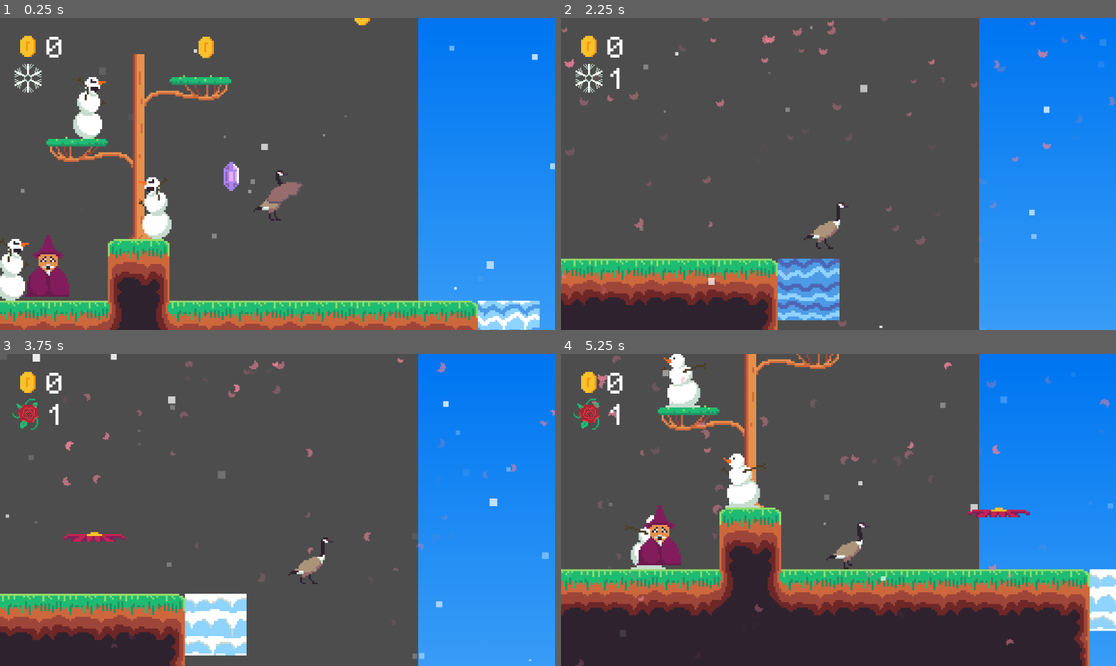
Above: before the commit, frames 1-4 (two rows, left to right).
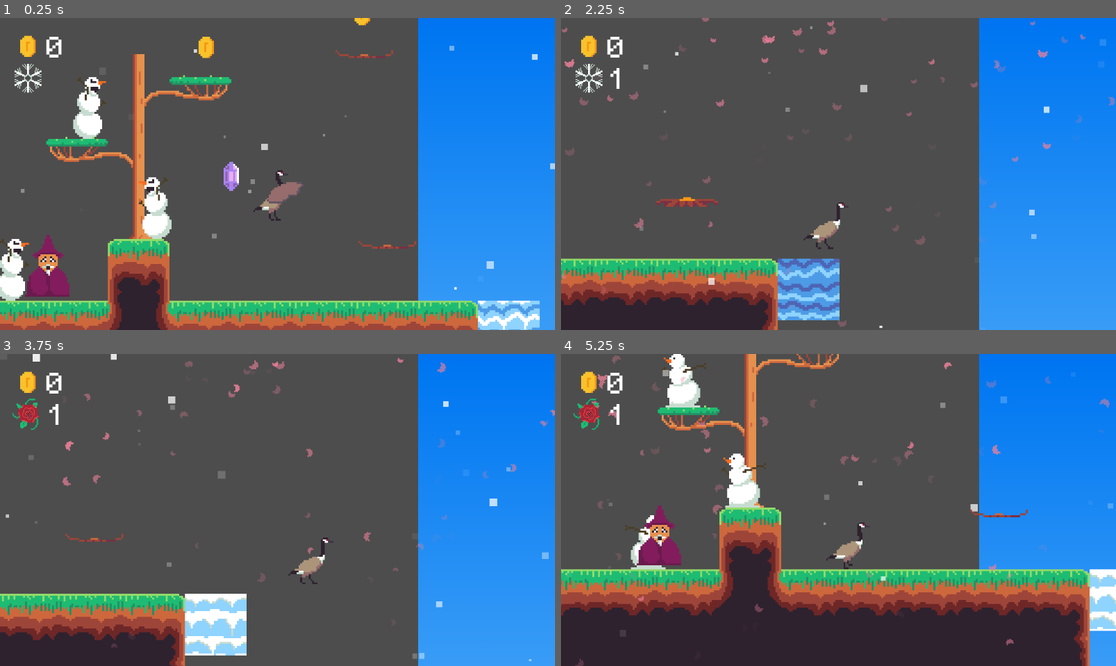
Above: after the commit, the same moments.

Repository: jbroberg42/Spring_Jam_2026
Game: Godot game, scene res://scenes/game.tscn
The game is run twice, just before and just after one commit, with the same random seed, the same clock (stepped at 60 frames per second) and the same inputs.
Inputs:
- Up to frame 1 (0.25 s): no input
- Up to frame 2 (2.25 s): hold D (move_right) 0.53-2.03 s; tap E (switch) at 0.6, 1.35, 2.1 s; tap Space (jump) at 0.77, 1.52 s; hold A (move_left) from 2.03 s (still down)
- Up to frame 3 (3.75 s): release A (move_left) at 2.78 s; hold D (move_right) from 2.78 s (still down); tap E (switch) at 2.85, 3.6 s; tap Space (jump) at 3.02 s
- Up to frame 4 (5.25 s): tap Space (jump) at 3.77, 4.52 s; release D (move_right) at 4.28 s; hold A (move_left) 4.28-5.03 s; tap E (switch) at 4.35, 5.1 s; hold D (move_right) from 5.03 s (still down)

The runs differ from the first frame. In frame 1, 0.2% of the frame differs, in the area x 60-75%, y 10-74%; in frame 2, 0.3%, in the area x 17-29%, y 57-61%; in frame 3, 0.3%; in frame 4, 0.2%.

Commit message:
finished evil flowers

Diff:
--- a/scenes/flower.tscn
+++ b/scenes/flower.tscn
@@ -2,6 +2,7 @@
 
 [ext_resource type="Script" uid="uid://dh76obf2uolbv" path="res://scripts/flower.gd" id="1_agc10"]
 [ext_resource type="Texture2D" uid="uid://bshmgekhnprxf" path="res://assets/sprites/EvilFlower.png" id="2_rqhtc"]
+[ext_resource type="Texture2D" uid="uid://bjgi5w71jkmbf" path="res://assets/sprites/Wither.png" id="3_rqhtc"]
 [ext_resource type="PackedScene" uid="uid://cdsksi2n4eyfj" path="res://scenes/killzone.tscn" id="3_ym8cu"]
 
 [sub_resource type="AtlasTexture" id="AtlasTexture_1ahwj"]
@@ -72,9 +73,101 @@
 atlas = ExtResource("2_rqhtc")
 region = Rect2(512, 0, 32, 32)
 
+[sub_resource type="AtlasTexture" id="AtlasTexture_rqhtc"]
+atlas = ExtResource("3_rqhtc")
+region = Rect2(128, 0, 32, 32)
+
+[sub_resource type="AtlasTexture" id="AtlasTexture_b885x"]
+atlas = ExtResource("3_rqhtc")
+region = Rect2(96, 0, 32, 32)
+
+[sub_resource type="AtlasTexture" id="AtlasTexture_3repy"]
+atlas = ExtResource("3_rqhtc")
+region = Rect2(64, 0, 32, 32)
+
+[sub_resource type="AtlasTexture" id="AtlasTexture_ltlic"]
+atlas = ExtResource("3_rqhtc")
+region = Rect2(32, 0, 32, 32)
+
+[sub_resource type="AtlasTexture" id="AtlasTexture_jeimy"]
+atlas = ExtResource("3_rqhtc")
+region = Rect2(0, 0, 32, 32)
+
 [sub_resource type="AtlasTexture" id="AtlasTexture_agc10"]
 atlas = ExtResource("2_rqhtc")
 region = Rect2(0, 0, 32, 32)
+
+[sub_resource type="AtlasTexture" id="AtlasTexture_pbyo6"]
+atlas = ExtResource("2_rqhtc")
+region = Rect2(288, 0, 32, 32)
+
+[sub_resource type="AtlasTexture" id="AtlasTexture_kvxp1"]
+atlas = ExtResource("2_rqhtc")
+region = Rect2(256, 0, 32, 32)
+
+[sub_resource type="AtlasTexture" id="AtlasTexture_yxp6w"]
+atlas = ExtResource("2_rqhtc")
+region = Rect2(32, 0, 32, 32)
+
+[sub_resource type="AtlasTexture" id="AtlasTexture_cei00"]
+atlas = ExtResource("2_rqhtc")
+region = Rect2(0, 0, 32, 32)
+
+[sub_resource type="AtlasTexture" id="AtlasTexture_ym8cu"]
+atlas = ExtResource("3_rqhtc")
+region = Rect2(0, 0, 32, 32)
+
+[sub_resource type="AtlasTexture" id="AtlasTexture_sgss6"]
+atlas = ExtResource("3_rqhtc")
+region = Rect2(32, 0, 32, 32)
+
+[sub_resource type="AtlasTexture" id="AtlasTexture_6or65"]
+atlas = ExtResource("3_rqhtc")
+region = Rect2(64, 0, 32, 32)
+
+[sub_resource type="AtlasTexture" id="AtlasTexture_ra85c"]
+atlas = ExtResource("3_rqhtc")
+region = Rect2(96, 0, 32, 32)
+
+[sub_resource type="AtlasTexture" id="AtlasTexture_5gf0c"]
+atlas = ExtResource("3_rqhtc")
+region = Rect2(128, 0, 32, 32)
+
+[sub_resource type="AtlasTexture" id="AtlasTexture_mqmli"]
+atlas = ExtResource("3_rqhtc")
+region = Rect2(160, 0, 32, 32)
+
+[sub_resource type="AtlasTexture" id="AtlasTexture_src4t"]
+atlas = ExtResource("3_rqhtc")
+region = Rect2(192, 0, 32, 32)
+
+[sub_resource type="AtlasTexture" id="AtlasTexture_sd1i7"]
+atlas = ExtResource("3_rqhtc")
+region = Rect2(224, 0, 32, 32)
+
+[sub_resource type="AtlasTexture" id="AtlasTexture_vc6dg"]
+atlas = ExtResource("3_rqhtc")
+region = Rect2(256, 0, 32, 32)
+
+[sub_resource type="AtlasTexture" id="AtlasTexture_l37m6"]
+atlas = ExtResource("3_rqhtc")
+region = Rect2(288, 0, 32, 32)
+
+[sub_resource type="AtlasTexture" id="AtlasTexture_e3ik0"]
+atlas = ExtResource("3_rqhtc")
+region = Rect2(320, 0, 32, 32)
+
+[sub_resource type="AtlasTexture" id="AtlasTexture_q03dq"]
+atlas = ExtResource("3_rqhtc")
+region = Rect2(352, 0, 32, 32)
+
+[sub_resource type="AtlasTexture" id="AtlasTexture_cwuos"]
+atlas = ExtResource("3_rqhtc")
+region = Rect2(384, 0, 32, 32)
+
+[sub_resource type="AtlasTexture" id="AtlasTexture_fi8kt"]
+atlas = ExtResource("3_rqhtc")
+region = Rect2(416, 0, 32, 32)
 
 [sub_resource type="SpriteFrames" id="SpriteFrames_sgss6"]
 animations = [{
@@ -136,11 +229,100 @@
 }, {
 "frames": [{
 "duration": 1.0,
+"texture": SubResource("AtlasTexture_rqhtc")
+}, {
+"duration": 1.0,
+"texture": SubResource("AtlasTexture_b885x")
+}, {
+"duration": 1.0,
+"texture": SubResource("AtlasTexture_3repy")
+}, {
+"duration": 1.0,
+"texture": SubResource("AtlasTexture_ltlic")
+}, {
+"duration": 1.0,
+"texture": SubResource("AtlasTexture_jeimy")
+}],
+"loop": false,
+"name": &"grow",
+"speed": 12.0
+}, {
+"frames": [{
+"duration": 1.0,
 "texture": SubResource("AtlasTexture_agc10")
 }],
 "loop": false,
 "name": &"idle",
 "speed": 5.0
+}, {
+"frames": [{
+"duration": 1.0,
+"texture": SubResource("AtlasTexture_pbyo6")
+}, {
+"duration": 1.0,
+"texture": SubResource("AtlasTexture_kvxp1")
+}, {
+"duration": 1.0,
+"texture": SubResource("AtlasTexture_yxp6w")
+}, {
+"duration": 1.0,
+"texture": SubResource("AtlasTexture_cei00")
+}],
+"loop": false,
+"name": &"reset",
+"speed": 12.0
+}, {
+"frames": [{
+"duration": 1.0,
+"texture": SubResource("AtlasTexture_ym8cu")
+}, {
+"duration": 1.0,
+"texture": SubResource("AtlasTexture_sgss6")
+}, {
+"duration": 1.0,
+"texture": SubResource("AtlasTexture_6or65")
+}, {
+"duration": 1.0,
+"texture": SubResource("AtlasTexture_ra85c")
+}, {
+"duration": 1.0,
+"texture": SubResource("AtlasTexture_5gf0c")
+}, {
+"duration": 1.0,
+"texture": SubResource("AtlasTexture_mqmli")
+}],
+"loop": false,
+"name": &"wither1",
+"speed": 12.0
+}, {
+"frames": [{
+"duration": 1.0,
+"texture": SubResource("AtlasTexture_src4t")
+}, {
+"duration": 1.0,
+"texture": SubResource("AtlasTexture_sd1i7")
+}, {
+"duration": 1.0,
+"texture": SubResource("AtlasTexture_vc6dg")
+}, {
+"duration": 1.0,
+"texture": SubResource("AtlasTexture_l37m6")
+}, {
+"duration": 1.0,
+"texture": SubResource("AtlasTexture_e3ik0")
+}, {
+"duration": 1.0,
+"texture": SubResource("AtlasTexture_q03dq")
+}, {
+"duration": 1.0,
+"texture": SubResource("AtlasTexture_cwuos")
+}, {
+"duration": 1.0,
+"texture": SubResource("AtlasTexture_fi8kt")
+}],
+"loop": false,
+"name": &"wither2",
+"speed": 12.0
 }]
 
 [sub_resource type="CapsuleShape2D" id="CapsuleShape2D_ra85c"]
@@ -159,7 +341,7 @@
 [node name="AnimatedSprite2D" type="AnimatedSprite2D" parent="." unique_id=929651759]
 z_index = 6
 sprite_frames = SubResource("SpriteFrames_sgss6")
-animation = &"idle"
+animation = &"reset"
 autoplay = "idle"
 
 [node name="killzone" parent="." unique_id=300587 instance=ExtResource("3_ym8cu")]
--- a/scripts/flower.gd
+++ b/scripts/flower.gd
@@ -42,18 +42,24 @@
 func _on_timer_3_timeout():
 	if !GameState.is_winter: # verify spring so no invisible platform in winter
 		collision_shape_2d.disabled = false
-	anim.play("idle")
+		anim.play("reset")
 	readyattack = true
 
 # when game manager says is winter, disappear
 func _on_game_manager_winter() -> void:
-	hide()
+	if readyattack == false:
+		anim.play("wither2")
+	if readyattack == true:
+		anim.play("wither1")
+
 	$Area2D/CollisionShape2D2.disabled = true
 	$StaticBody2D/CollisionShape2D.disabled = true
 	$killzone/CollisionShape2D.disabled = true
 
 # when game manager says is spring, reappear
 func _on_game_manager_spring() -> void:
-	show()
+	anim.play("grow")
+	#anim.play("idle")
+
 	$Area2D/CollisionShape2D2.disabled = false
 	$StaticBody2D/CollisionShape2D.disabled = false
